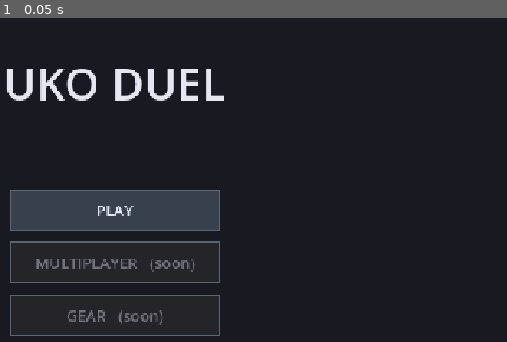
Above: before the commit, frame 1.
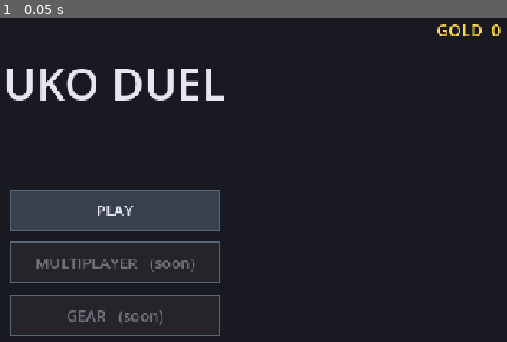
Above: after the commit, the same moment.

Repository: Chibuzu/UKO
Game: Godot game, scene res://MainMenu.tscn
Same seed, same stepped clock (60 frames per second), same inputs: the game is played once before the commit and once after it.
Inputs:
- Up to frame 1 (0.05 s): no input

The runs differ from the first frame. In frame 1, 0.2% of the frame differs, in the area x 86-99%, y 1-6%.

Commit message:
Animations

Diff:
--- a/Scripts/Core/Config.gd
+++ b/Scripts/Core/Config.gd
@@ -44,6 +44,21 @@
 const ENERGY_PULSE_ACTIONS := 6   # regen fires every 6 SHARED non-Wait actions (both fighters)
 const ENERGY_PULSE_TURNS := 3     # legacy, unused (kept so any old harness still compiles)
 const WAIT_ENERGY := 10           # small personal energy top-up WAIT now grants (tunable)
+
+# ── Rewards: gold for beating the AI ────────────────────────────────────
+# Paid only when the PLAYER (A) wins. Keyed by AI.Difficulty (EASY=0 ..
+# EXTREME=3) as a raw int so Config keeps no dependency on the AI layer.
+# Higher tier -> bigger purse. Tune freely.
+const GOLD_REWARD := {
+	0: 10,    # EASY
+	1: 25,    # CHALLENGING
+	2: 60,    # HARD
+	3: 150,   # EXTREME
+}
+const GOLD_REWARD_DRAW := 0   # consolation gold on a draw (0 = none)
+
+static func gold_reward(difficulty: int) -> int:
+	return int(GOLD_REWARD.get(difficulty, 0))
 
 # ── Energy costs (ruleset 4) ────────────────────────────────────────────
 # Movement cost is DIRECTIONAL (relative to facing): closing is cheap, retreat
--- a/Scripts/Core/GameController.gd
+++ b/Scripts/Core/GameController.gd
@@ -151,15 +151,21 @@
 func _show_result(result: String) -> void:
 	var text := "DRAW"
 	var color := ViewConfig.COL_DRAW
+	var reward := Config.GOLD_REWARD_DRAW
 	if result == "a_wins":
 		text = "A WINS"
 		color = ViewConfig.COL_WIN_A
+		reward = Config.gold_reward(difficulty)   # player beat the AI -> purse by tier
 	elif result == "b_wins":
 		text = "B WINS"
 		color = ViewConfig.COL_WIN_B
+		reward = 0                                 # the AI won; no payout
+	var balance := PlayerProfile.gold()
+	if reward > 0:
+		balance = PlayerProfile.add_gold(reward)   # bank it (persists to disk)
 	var es := EndScreen.new()
 	add_child(es)
-	es.setup(text, color)
+	es.setup(text, color, reward, balance)
 	es.choice.connect(_on_end_choice)
 	end_screen = es
 
--- /dev/null
+++ b/Scripts/Core/PlayerProfile.gd
@@ -0,0 +1,54 @@
+# PlayerProfile.gd
+# The player's PERSISTENT account: gold today, unlocked gear later. Saved to
+# user://profile.cfg so it survives between sessions. Kept as a static carrier
+# (like AI.selected_difficulty) rather than an autoload — any script reads it
+# via PlayerProfile.gold() and the file loads itself lazily on first touch.
+#
+# Spending is here too (spend_gold) so a future GEAR shop has one wallet to call.
+class_name PlayerProfile
+extends RefCounted
+
+const SAVE_PATH := "user://profile.cfg"
+
+static var _gold: int = 0
+static var _loaded: bool = false
+
+static func _ensure_loaded() -> void:
+	if _loaded:
+		return
+	_loaded = true
+	var cf := ConfigFile.new()
+	if cf.load(SAVE_PATH) == OK:
+		_gold = int(cf.get_value("wallet", "gold", 0))
+
+static func _save() -> void:
+	var cf := ConfigFile.new()
+	cf.set_value("wallet", "gold", _gold)
+	cf.save(SAVE_PATH)
+
+# Current balance (loads the save file on first call).
+static func gold() -> int:
+	_ensure_loaded()
+	return _gold
+
+# Add winnings; returns the new balance. Clamped at 0 so nothing can go negative.
+static func add_gold(amount: int) -> int:
+	_ensure_loaded()
+	_gold = maxi(0, _gold + amount)
+	_save()
+	return _gold
+
+# Try to spend; returns true and deducts only if affordable (for the gear shop).
+static func spend_gold(amount: int) -> bool:
+	_ensure_loaded()
+	if _gold < amount:
+		return false
+	_gold -= amount
+	_save()
+	return true
+
+# Wipe the wallet (handy for a "reset progress" button or testing).
+static func reset() -> void:
+	_gold = 0
+	_loaded = true
+	_save()
--- a/Scripts/View/EndScreen.gd
+++ b/Scripts/View/EndScreen.gd
@@ -12,6 +12,8 @@
 
 var _result := ""
 var _color := Color.WHITE
+var _reward := 0
+var _balance := 0
 var _buttons := [
 	{"id": "replay", "label": "REPLAY"},
 	{"id": "rematch", "label": "REMATCH"},
@@ -19,9 +21,11 @@
 ]
 var _hover := -1
 
-func setup(result_text: String, result_color: Color) -> void:
+func setup(result_text: String, result_color: Color, reward: int = 0, balance: int = 0) -> void:
 	_result = result_text
 	_color = result_color
+	_reward = reward
+	_balance = balance
 	queue_redraw()
 
 func _btn_rect(i: int, vp: Vector2) -> Rect2:
@@ -36,6 +40,11 @@
 	var font := ThemeDB.fallback_font
 	draw_string(font, Vector2(0, vp.y * 0.42), _result,
 		HORIZONTAL_ALIGNMENT_CENTER, vp.x, 60, _color)
+	# Gold reward line (only when something was won; balance shown for context).
+	if _reward > 0:
+		draw_string(font, Vector2(0, vp.y * 0.42 + 38),
+			"+%d GOLD     (total %d)" % [_reward, _balance],
+			HORIZONTAL_ALIGNMENT_CENTER, vp.x, 26, ViewConfig.COL_GOLD)
 	for i in range(_buttons.size()):
 		var r := _btn_rect(i, vp)
 		var col := ViewConfig.COL_BTN_HOVER if _hover == i else ViewConfig.COL_BTN
--- a/Scripts/View/EventPlayer.gd
+++ b/Scripts/View/EventPlayer.gd
@@ -10,6 +10,7 @@
 var board: BoardView
 var fx: Fx
 var units: Dictionary = {}   # "A" -> UnitView, "B" -> UnitView
+var _flights: Dictionary = {}   # owner -> {points, seg_durs, color}: a projectile's whole path, pre-planned
 
 func setup(p_board: BoardView, p_fx: Fx, unit_a: UnitView, unit_b: UnitView) -> void:
 	board = p_board
@@ -17,6 +18,7 @@
 	units = {"A": unit_a, "B": unit_b}
 
 func play(events: Array, final_a: Combatant, final_b: Combatant) -> void:
+	_flights = _plan_flights(events)   # gather each bolt's full path up front
 	var i := 0
 	while i < events.size():
 		var tick = events[i]["tick"]
@@ -96,7 +98,10 @@
 			return ViewConfig.HIT_DUR
 		"guard_raised":
 			if u:
-				u.play_anim("guard")
+				# Rotate the shield so its OPEN side sits behind the fighter: the
+				# guard art is closed on the RIGHT, so aligning that closed side
+				# with the facing vector (0 offset) leaves the open mouth at the back.
+				u.play_anim("guard", Vector2(Config.FACING_VEC[u.facing]), 0.0)
 				u.flash(ViewConfig.FLASH_GUARD)
 			return ViewConfig.FLASH_DUR
 		"guard_success":
@@ -147,13 +152,11 @@
 				return dout
 			return ViewConfig.FLASH_DUR
 		"projectile_step":
-			# The bolt flies one tile; the hop takes its per-tile tick budget, so the
-			# bolt speed matches the sim. Inter-group spacing is the proportional gap.
-			var pspell: String = e.get("spell", "")
-			var tpt := int(Config.def(pspell).get("tick_per_tile", 0))
-			var hop := clampf(float(tpt) * ViewConfig.SEC_PER_TICK, ViewConfig.GAP_MIN, ViewConfig.GAP_MAX)
-			fx.bolt_projectile(ViewConfig.tile_center(e.get("from", e["tile"])), ViewConfig.tile_center(e["tile"]), hop)
-			return 0.0   # async; the inter-group gap paces it
+			# The visible bolt is ONE sprite launched at spell_cast that flies the
+			# whole path (see _cast_visual / _plan_flights). These step events now
+			# only PACE the timeline — their tick spacing is the inter-group gap, so
+			# the bolt stays in sync with the sim and the hit lands on time.
+			return 0.0
 		_:
 			return 0.0
 
@@ -182,7 +185,14 @@
 		caster.play_anim(cast_anim)
 	match style:
 		"projectile":
-			board.shake(ViewConfig.SHAKE_HIT * 0.5)   # muzzle kick; the bolt travels via projectile_step
+			board.shake(ViewConfig.SHAKE_HIT * 0.5)   # muzzle kick
+			# Fire the whole flight now: one sprite travels caster -> ... -> impact,
+			# staying visible the entire time (paced to match the step ticks).
+			var fl: Dictionary = _flights.get(e.get("owner", ""), {})
+			if not fl.is_empty():
+				# Delay by the cast group's hold (FX_DUR) so the bolt reaches each
+				# tile exactly as the matching step is paced — arrival == impact.
+				fx.projectile_flight(fl["points"], fl["seg_durs"], fl["color"], ViewConfig.FX_DUR)
 		"aoe":
 			if not fx.aoe_anim(caster.position):
 				board.flash_tiles(tiles, color)            # fallback if art missing
@@ -206,3 +216,27 @@
 			return ViewConfig.COL_FX_BUFF
 		_:
 			return ViewConfig.COL_FX_AOE
+
+# Walk the event list and assemble each projectile's WHOLE path before playback,
+# keyed by caster (one bolt per caster per turn). points = [launch tile center,
+# tile1, tile2, ...]; one seg_dur per leg, tick-derived so the sprite's speed
+# matches the sim (and the inter-group gaps). If the bolt is consumed early, the
+# path simply ends at the hit tile — only the emitted steps are included.
+func _plan_flights(events: Array) -> Dictionary:
+	var out := {}
+	for e in events:
+		if String(e.get("type", "")) != "projectile_step":
+			continue
+		var owner: String = e.get("owner", "")
+		var spell: String = e.get("spell", "")
+		var tpt := int(Config.def(spell).get("tick_per_tile", 0))
+		var seg := clampf(float(tpt) * ViewConfig.SEC_PER_TICK, ViewConfig.GAP_MIN, ViewConfig.GAP_MAX)
+		if not out.has(owner):
+			out[owner] = {
+				"points": [ViewConfig.tile_center(e.get("from", e["tile"]))],
+				"seg_durs": [],
+				"color": _style_color("projectile"),
+			}
+		out[owner]["points"].append(ViewConfig.tile_center(e["tile"]))
+		out[owner]["seg_durs"].append(seg)
+	return out
--- a/Scripts/View/FX.gd
+++ b/Scripts/View/FX.gd
@@ -46,25 +46,46 @@
 		t.tween_property(ln, "modulate:a", 0.0, ViewConfig.BEAM_DUR)
 		t.finished.connect(ln.queue_free)
 
-# Hand-drawn bolt projectile: flies from the caster to the impact tile, rotated
-# to its travel direction (the art is drawn pointing right). False if no art.
-func bolt_projectile(from_local: Vector2, to_local: Vector2, travel_dur: float = -1.0) -> bool:
-	var path := "res://assets/sprites/bolt_proj.png"
-	if not ResourceLoader.exists(path):
-		return false
+# Continuous projectile flight: ONE sprite that travels the whole path
+# (caster -> each tile -> impact) in real time, staying visible for the entire
+# flight. `seg_durs[k]` is the real time for leg k (tick-derived upstream, so
+# the bolt's speed matches the sim). Uses bolt_proj.png if the artist made one,
+# otherwise a generated glow dot — so the bolt is ALWAYS visible either way.
+func projectile_flight(points: Array, seg_durs: Array, color: Color = ViewConfig.COL_FX_BOLT, delay: float = 0.0) -> void:
+	if points.size() < 2:
+		return
 	var s := Sprite2D.new()
 	add_child(s)
-	s.texture = load(path)
+	s.texture = _bolt_texture(color)
 	s.texture_filter = CanvasItem.TEXTURE_FILTER_NEAREST
-	s.position = from_local
-	s.rotation = (to_local - from_local).angle()
-	# Caller may pass a tick-derived duration so the bolt speed matches the sim;
-	# otherwise fall back to a fixed pixel speed.
-	var dur: float = travel_dur if travel_dur >= 0.0 else clampf((to_local - from_local).length() / 600.0, 0.08, 0.4)
+	s.position = points[0]
+	s.rotation = (points[1] - points[0]).angle()   # art drawn pointing right; bolt flies straight
 	var t := create_tween()
-	t.tween_property(s, "position", to_local, dur)
+	if delay > 0.0:
+		t.tween_interval(delay)   # sit at the muzzle while the cast group holds, then launch in sync
+	for k in range(1, points.size()):
+		var d: float = float(seg_durs[k - 1]) if (k - 1) < seg_durs.size() else 0.12
+		t.tween_property(s, "position", points[k], maxf(0.01, d))
 	t.finished.connect(s.queue_free)
-	return true
+
+# bolt_proj.png if present, else a small soft glow dot built once and cached, so
+# a projectile is never invisible just because the art has not been added yet.
+static var _dot_tex: Texture2D = null
+func _bolt_texture(color: Color) -> Texture2D:
+	var path := "res://assets/sprites/bolt_proj.png"
+	if ResourceLoader.exists(path):
+		return load(path)
+	if _dot_tex == null:
+		var r := 5
+		var sz := r * 2 + 2
+		var img := Image.create(sz, sz, false, Image.FORMAT_RGBA8)
+		var c := Vector2(sz, sz) * 0.5
+		for y in sz:
+			for x in sz:
+				var aa := clampf(float(r) - Vector2(x + 0.5, y + 0.5).distance_to(c) + 0.5, 0.0, 1.0)
+				img.set_pixel(x, y, Color(color.r, color.g, color.b, aa))   # opaque core, soft edge
+		_dot_tex = ImageTexture.create_from_image(img)
+	return _dot_tex
 
 # Hand-drawn 3x3 AoE animation, centered on the caster's tile. Each source
 # frame is the 3x3 footprint, so it overlays the eight neighbours + centre at
--- a/Scripts/View/MainMenu.gd
+++ b/Scripts/View/MainMenu.gd
@@ -52,6 +52,8 @@
 	var font := ThemeDB.fallback_font
 	draw_string(font, Vector2(0, vp.y * 0.20), "UKO DUEL",
 		HORIZONTAL_ALIGNMENT_CENTER, vp.x, 64, ViewConfig.COL_TEXT)
+	draw_string(font, Vector2(vp.x - 220, 38), "GOLD  %d" % PlayerProfile.gold(),
+		HORIZONTAL_ALIGNMENT_RIGHT, 200, 24, ViewConfig.COL_GOLD)
 	if _mode == "difficulty":
 		draw_string(font, Vector2(0, vp.y * 0.27), "SELECT DIFFICULTY",
 			HORIZONTAL_ALIGNMENT_CENTER, vp.x, 22, ViewConfig.COL_TEXT_OFF)
@@ -70,6 +72,8 @@
 		draw_rect(r, col)
 		draw_rect(r, ViewConfig.COL_BOARD_EDGE, false, 2.0)
 		var label: String = b["label"]
+		if _mode == "difficulty" and int(b.get("diff", -1)) >= 0:
+			label += "   (%dg)" % Config.gold_reward(int(b["diff"]))   # purse for this tier
 		if not on:
 			label += "   (soon)"
 		var tcol := ViewConfig.COL_TEXT if on else ViewConfig.COL_TEXT_OFF
--- a/Scripts/View/UnitView.gd
+++ b/Scripts/View/UnitView.gd
@@ -139,14 +139,16 @@
 	t.tween_property(self, "scale", Vector2.ONE, 0.22).set_trans(Tween.TRANS_BACK).set_ease(Tween.EASE_OUT)
 
 # ── Frame-animation playback ────────────────────────────────────────────
-func play_anim(name: String, dir: Vector2 = Vector2.ZERO) -> void:
+func play_anim(name: String, dir: Vector2 = Vector2.ZERO, rot_offset: float = PI / 2.0) -> void:
 	if body and body.sprite_frames.has_animation(name) \
 			and body.sprite_frames.get_frame_count(name) > 0:
 		if dir != Vector2.ZERO:
-			# Directional one-shot (move walk, melee swing): the art is drawn
-			# pointing UP, so add a quarter turn to aim it down the heading.
+			# Directional one-shot. `rot_offset` accounts for where the art's
+			# reference points by default: the move/attack figure points UP
+			# (+PI/2 turns UP onto `dir`); the guard shield's closed side points
+			# RIGHT, so it passes its facing with a 0 offset (see EventPlayer).
 			body.flip_h = false
-			body.rotation = dir.angle() + PI / 2.0
+			body.rotation = dir.angle() + rot_offset
 		else:
 			body.rotation = 0.0    # everything else plays upright
 		body.play(name)
--- a/Scripts/View/ViewConfig.gd
+++ b/Scripts/View/ViewConfig.gd
@@ -60,6 +60,7 @@
 const COL_WIN_A := Color(0.40, 0.65, 1.0)
 const COL_WIN_B := Color(1.0, 0.45, 0.45)
 const COL_DRAW := Color(0.90, 0.85, 0.35)
+const COL_GOLD := Color(1.0, 0.84, 0.30)   # gold reward / wallet readout
 
 # Combat log panel (far right).
 const LOG_ORIGIN := Vector2(620, 40)
Not shown, added: Scripts/Core/PlayerProfile.gd.uid
